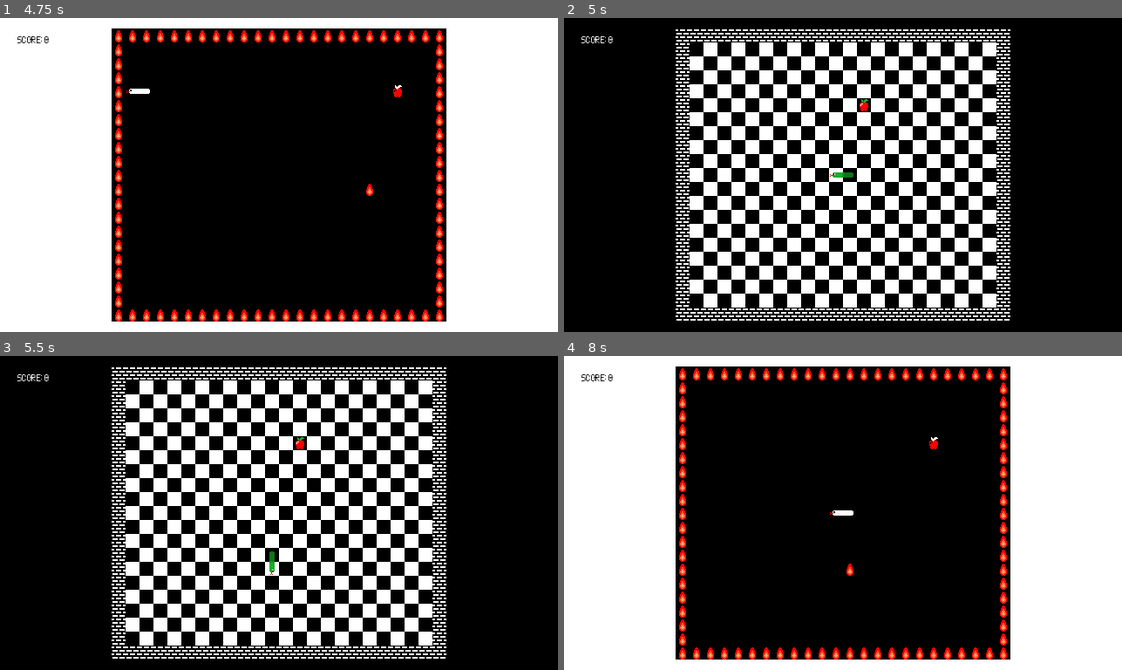
Above: before the commit, frames 1-4 (two rows, left to right).
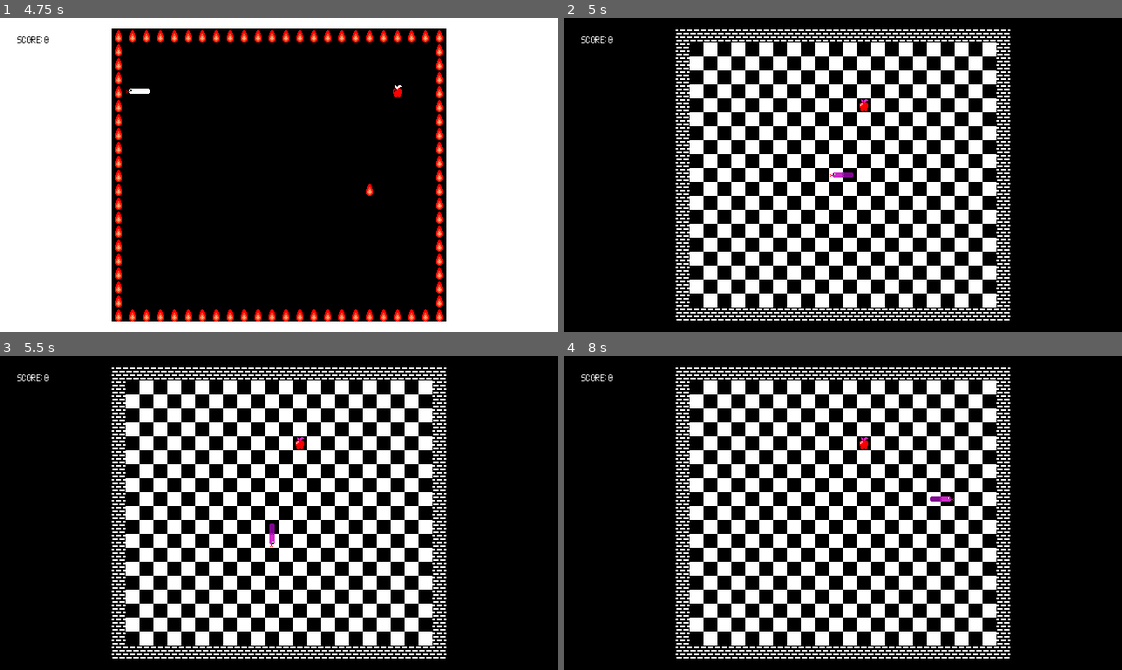
Above: after the commit, the same moments.

Repository: CattacoCattaco/Snake-Reborn
Game: Godot game, scene res://start_menu/start_menu.tscn
Two runs of this game, one before a commit and one after it. Both use one fixed random seed, a clock stepped at 60 frames per second and the inputs below.
Inputs (mouse positions are in pixels of both pictures, inside the frame that each line leads up to):
- Up to frame 1 (4.75 s): tap Enter (start) at 0.5, 1.35, 3.05, 4.35 s; hold Right (move_right) 0.53-1.28 s; hold Enter (start) 0.53-1.28 s; click (279, 175) at 0.67 s; move the mouse to (167, 190) at 1.27 s; hold Down (move_down) 1.28-2.03 s; move the mouse to (334, 105) at 2.02 s; hold Right (move_right) 2.03-2.78 s; hold Enter (start) 2.03-2.78 s; tap Alt at 2.1 s; move the mouse to (251, 237) at 2.77 s; hold Up (move_up) 2.78-3.53 s; tap Shift at 2.85 s; click (251, 237) at 2.92 s; move the mouse to (446, 222) at 3.52 s; hold Enter (start) 3.53-4.28 s; hold Left (move_left) from 3.53 s (still down); move the mouse to (111, 127) at 4.27 s
- Up to frame 2 (5 s): keep holding Left (move_left)
- Up to frame 3 (5.5 s): move the mouse to (306, 513) at 5.02 s; release Left (move_left) at 5.03 s; hold Down (move_down) from 5.03 s (still down); hold Enter (start) from 5.03 s (still down); tap Alt at 5.1 s; click (306, 513) at 5.17 s
- Up to frame 4 (8 s): move the mouse to (759, 434) at 5.77 s; release Down (move_down) at 5.78 s; release Enter (start) at 5.78 s; hold Right (move_right) 5.78-6.53 s; tap Shift at 5.85 s; tap Enter (start) at 6.05, 7.35 s; move the mouse to (965, 497) at 6.52 s; hold Up (move_up) 6.53-7.28 s; hold Enter (start) 6.53-7.28 s; move the mouse to (731, 528) at 7.27 s; hold Right (move_right) from 7.28 s (still down); click (731, 528) at 7.42 s

Frame 1 is identical in both runs. In frame 2, less than 0.1% of the frame differs, in the area x 48-55%, y 25-51%; in frame 3, 0.1%; in frame 4, 73%, in the area x 0-100%, y 0-100%.

Commit message:
Add Confused Level
Add confused level where the snake goes at a variable pace, usually slower than normal, sometimes faster than normal.

Diff:
--- a/tile_map/snake_tile_map.gd
+++ b/tile_map/snake_tile_map.gd
@@ -4,6 +4,7 @@
 enum Level {
 	NORMAL,
 	GHOST,
+	CONFUSED,
 	LEVEL_COUNT,
 }
 
@@ -35,6 +36,8 @@
 			return preload("res://tile_map/tile/color_palettes/snake_colors_light.png")
 		Level.GHOST:
 			return preload("res://tile_map/tile/color_palettes/snake_colors_ghost.png")
+		Level.CONFUSED:
+			return preload("res://tile_map/tile/color_palettes/snake_colors_confused_light.png")
 
 	return preload("res://tile_map/tile/color_palettes/snake_colors_light.png")
 
@@ -45,6 +48,8 @@
 			return preload("res://tile_map/tile/color_palettes/snake_colors_dark.png")
 		Level.GHOST:
 			return preload("res://tile_map/tile/color_palettes/snake_colors_ghost.png")
+		Level.CONFUSED:
+			return preload("res://tile_map/tile/color_palettes/snake_colors_confused_dark.png")
 
 	return preload("res://tile_map/tile/color_palettes/snake_colors_dark.png")
 
@@ -139,11 +144,11 @@
 
 func die() -> void:
 	match level:
-		Level.NORMAL:
-			level = Level.GHOST
-		Level.GHOST:
+		Level.LEVEL_COUNT - 1:
 			level = Level.NORMAL
 			score = 0
+		_:
+			level = (level + 1) as Level
 
 	move_timer.stop()
 	current_move_dir = Vector2i(0, 0)
@@ -285,7 +290,10 @@
 
 
 func reset_move_timer() -> void:
-	move_timer.start(MOVE_TIME_SECONDS)
+	if level == Level.CONFUSED:
+		move_timer.start(MOVE_TIME_SECONDS ** randf_range(0.2, 1.3))
+	else:
+		move_timer.start(MOVE_TIME_SECONDS)
 
 
 func has_tile(pos: Vector2i) -> bool:
Binary file added: tile_map/tile/color_palettes/snake_colors_confused_dark.png
Not shown, added: tile_map/tile/color_palettes/snake_colors_confused_dark.png.import
Binary file added: tile_map/tile/color_palettes/snake_colors_confused_light.png
Not shown, added: tile_map/tile/color_palettes/snake_colors_confused_light.png.import
